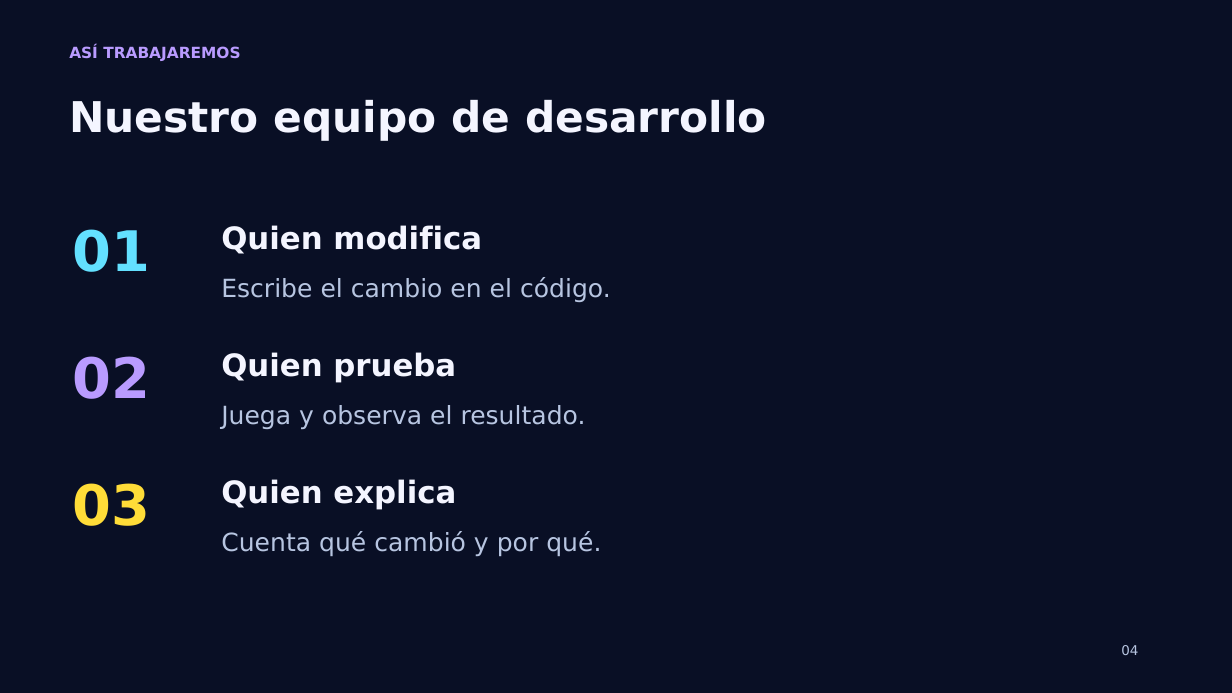
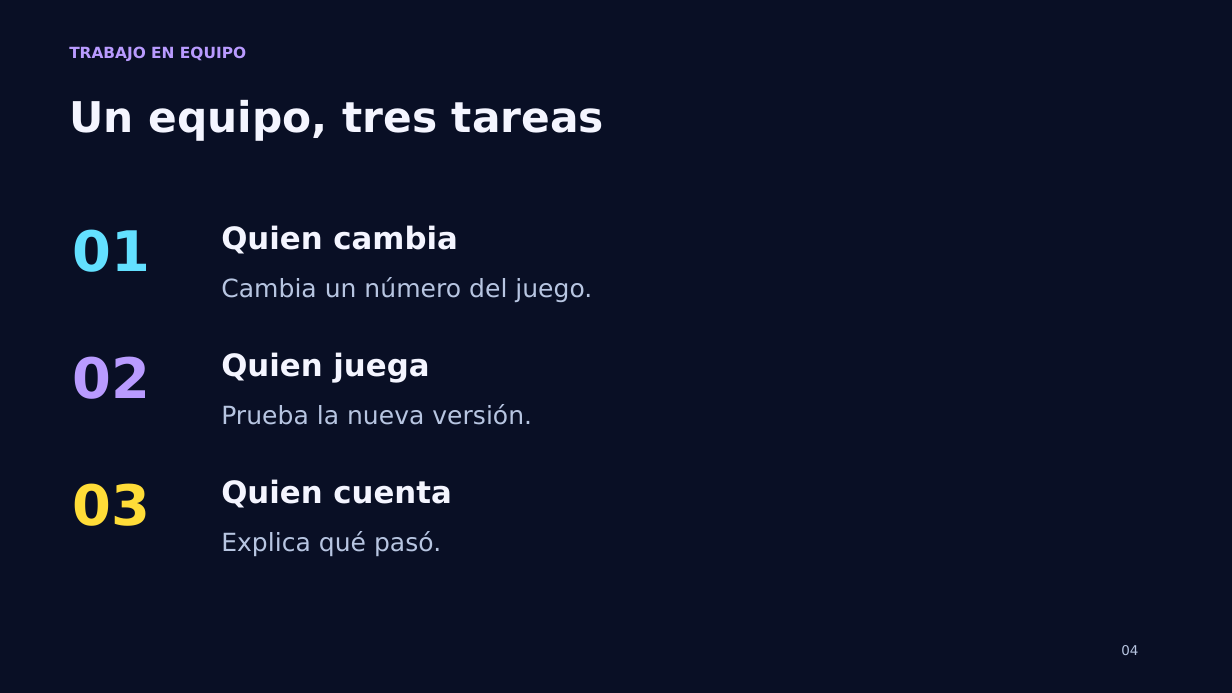
Before and after one commit to PaoloPelaezVillanueva/wie-chincha, a slide deck: slide 4 of Mision_WIE_Chincha_Taller.pptx. Drawn at 1232x693 pixels with LibreOffice and Linux fonts; fonts in the diff are those of the drawing. Boxes give left, top, right and bottom in pixels: in the first picture for what was removed or moved away, otherwise in the second. Text is boxed around its words. In the diff, an @@ line names an element or a change of style, - is before the commit and + after.

```diff
--- a/Mision_WIE_Chincha_Taller.pptx
+++ b/Mision_WIE_Chincha_Taller.pptx
@@ text at (x1=69, y1=46, x2=246, y2=61): text changed @@
-ASÍ TRABAJAREMOS
+TRABAJO EN EQUIPO
@@ text at (x1=69, y1=100, x2=604, y2=141): text changed @@
-Nuestro equipo de desarrollo
+Un equipo, tres tareas
@@ text at (x1=221, y1=225, x2=457, y2=254): text changed @@
-Quien modifica
+Quien cambia
@@ text at (x1=221, y1=277, x2=592, y2=302): text changed @@
-Escribe el cambio en el código.
+Cambia un número del juego.
@@ text at (x1=221, y1=352, x2=429, y2=383): text changed @@
-Quien prueba
+Quien juega
@@ text at (x1=221, y1=404, x2=532, y2=425): text changed @@
-Juega y observa el resultado.
+Prueba la nueva versión.
@@ text at (x1=221, y1=479, x2=451, y2=508): text changed @@
-Quien explica
+Quien cuenta
@@ text at (x1=221, y1=531, x2=441, y2=556): text changed @@
-Cuenta qué cambió y por qué.
+Explica qué pasó.
```
Also in this commit, not shown: 12 other slides changed.
